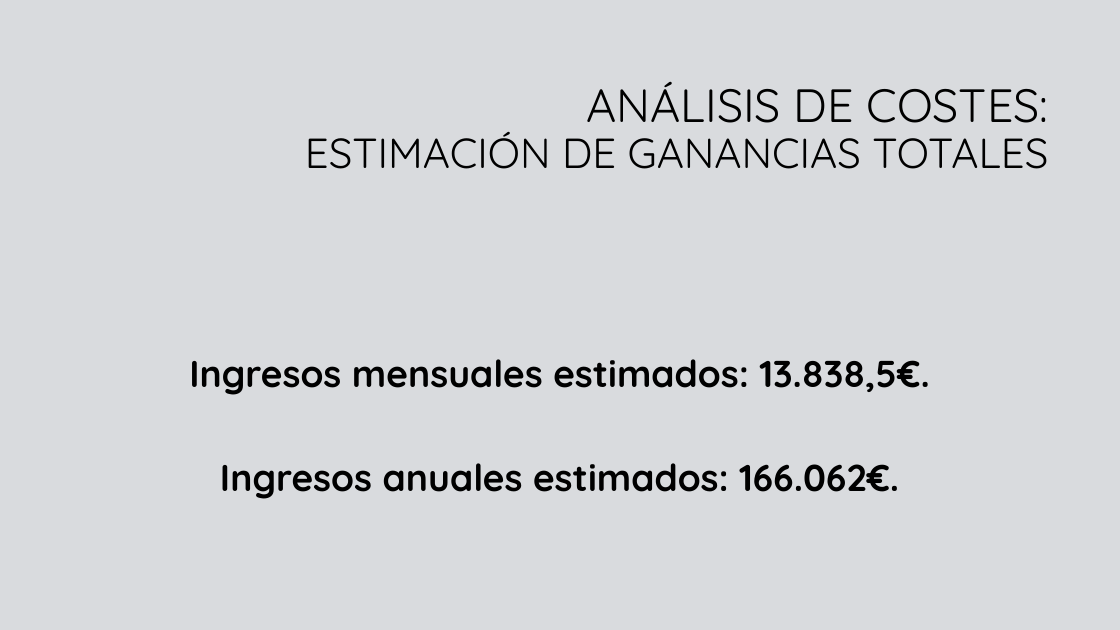
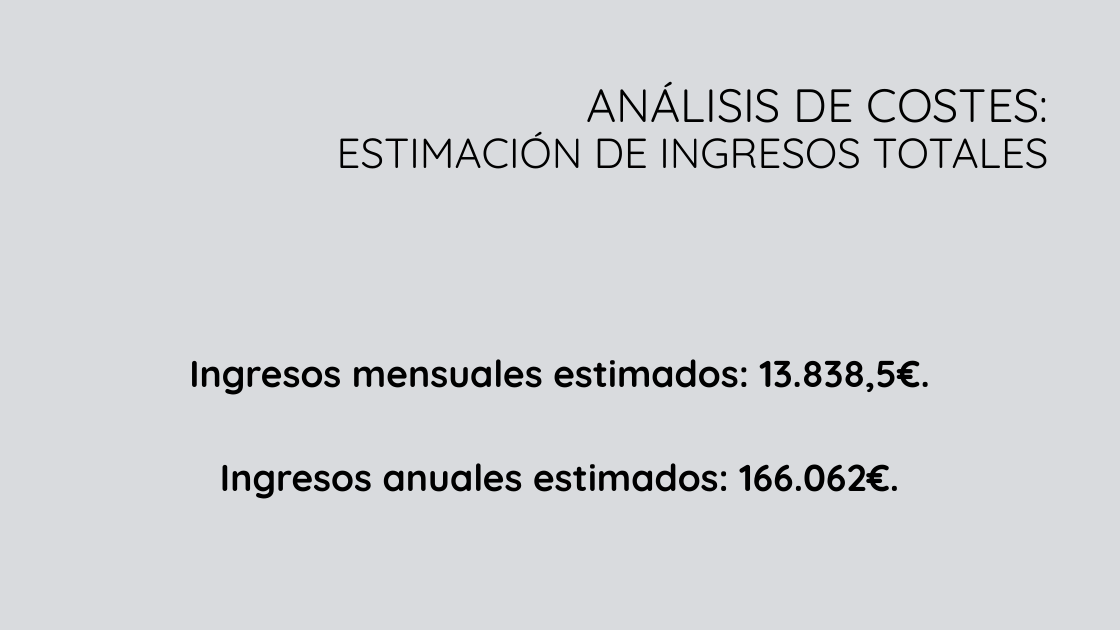
Before and after one commit to Fallest/2-DAM, a slide deck: slide 19 of EMP/Plan de Empresa/Plan_de_empresa.pptx. Drawn at 1120x630 pixels with LibreOffice and Linux fonts; fonts in the diff are those of the drawing; background and template pictures are left out. Boxes give left, top, right and bottom in pixels: in the first picture for what was removed or moved away, otherwise in the second. Text is boxed around its words. In the diff, an @@ line names an element or a change of style, - is before the commit and + after.

```diff
--- a/EMP/Plan de Empresa/Plan_de_empresa.pptx
+++ b/EMP/Plan de Empresa/Plan_de_empresa.pptx
@@ title at [337, 82, 1049, 169]: text changed @@
-ANÁLISIS DE COSTES:
-ESTIMACIÓN DE GANANCIAS TOTALES
+ANÁLISIS DE COSTES:
+ESTIMACIÓN DE INGRESOS TOTALES
```
Also in this commit, not shown: 3 other slides changed, 7 other files.
